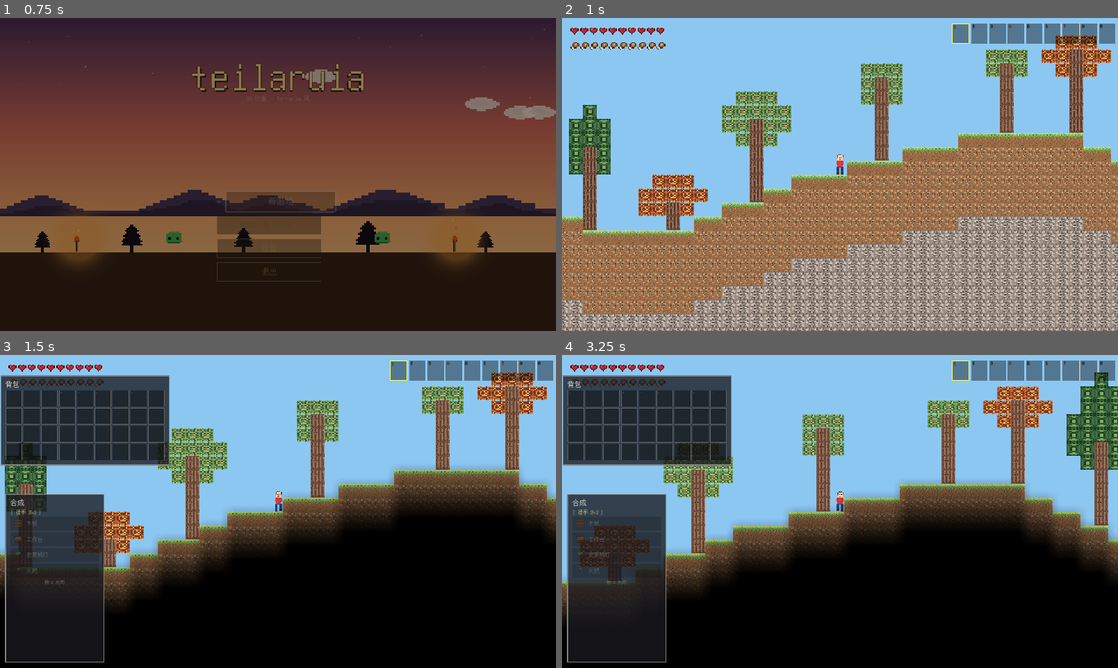
Above: before the commit, frames 1-4 (two rows, left to right).
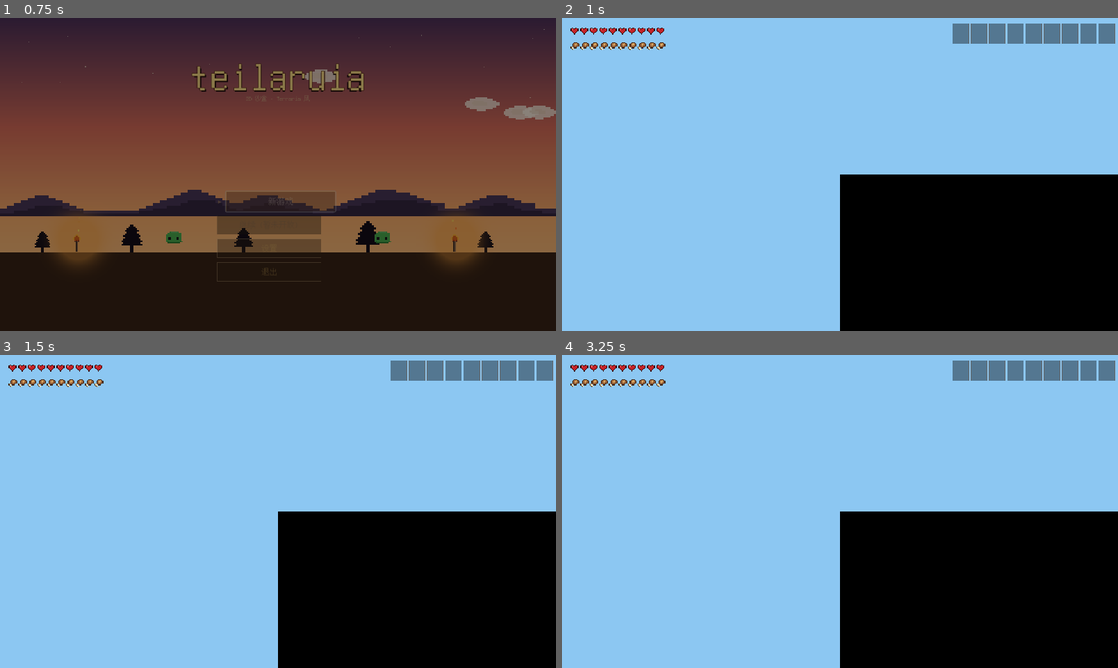
Above: after the commit, the same moments.

Repository: Nornttyy/tielaruia
Game: Godot game, scene res://scenes/main.tscn
Same seed, same stepped clock (60 frames per second), same inputs: the game is played once before the commit and once after it.
Inputs (mouse positions are in pixels of both pictures, inside the frame that each line leads up to):
- Up to frame 1 (0.75 s): click "新游戏" at 0.5 s
- Up to frame 2 (1 s): no input
- Up to frame 3 (1.5 s): tap Enter at 1.25 s; move the mouse to (400, 495) at 1.27 s; hold D (move_right) from 1.28 s (still down); tap E (interact) at 1.35 s; click (400, 495) at 1.42 s
- Up to frame 4 (3.25 s): tap Space (jump) at 1.52 s; release D (move_right) at 2 s; drag from (728, 527) to (812, 574) at 2.02 s; move the mouse to (895, 442) at 2.77 s; hold D (move_right) from 2.78 s (still down); hold Right mouse button (secondary) from 2.78 s (still down)

Frame 1 is identical in both runs. In frame 2, 59% of the frame differs, in the area x 0-100%, y 1-100%; in frame 3, 47%; in frame 4, 48%.
Error before the commit: Trying to assign value of type 'Sprite2D' to a variable of type 'TileMapLayer'. (res://scripts/world/world.gd:31)
Error after the commit: Parse Error: Preload file "res://scripts/world/minimap_data.gd" does not exist. (res://scripts/world/world.gd:7)

Commit message:
fix: items_art 重复键 L (叶绿 vs 皮革深) + world.gd darkness_layer 类型从 TileMapLayer 改 Sprite2D

Diff:
--- a/scripts/art/items_art.gd
+++ b/scripts/art/items_art.gd
@@ -31,6 +31,13 @@
 	"u": Color8(168, 100, 60),   # 铁锈基 (暖橙)
 	"U": Color8(130, 70, 40),    # 铁锈阴影
 	"t": Color8(200, 140, 90),   # 铁锈高光
+	"M": Color8(220, 110, 110),  # 肉粉
+	"m": Color8(180, 70, 75),    # 肉粉阴影
+	"j": Color8(245, 240, 230),  # 骨白 / 羊毛
+	"W": Color8(245, 240, 232),  # 羊毛主
+	"w": Color8(215, 210, 200),  # 羊毛阴影
+	"l": Color8(165, 110, 70),   # 皮革浅
+	"D": Color8(110, 65, 35),    # 皮革深 (与第 28 行叶绿 L 冲突, 重命名为 D)
 }
 
 # 木剑：对角线刀身 + 木柄 + 护手 + 圆头柄
@@ -253,6 +260,63 @@
 	"................",
 ]
 
+const _RAW_MEAT := [
+	"................",
+	"................",
+	"................",
+	"......MMMM......",
+	".....MmmmmM.....",
+	"....MmmmmmmM....",
+	"....Mmmjjmmm....",
+	"....Mmmmjjmm....",
+	"....Mmmmmmm.....",
+	".....MmmmmM.....",
+	".....MMMMM......",
+	"................",
+	"................",
+	"................",
+	"................",
+	"................",
+]
+
+const _LEATHER := [
+	"................",
+	"................",
+	"...DDDDDDDDDD...",
+	"...DllllllllD...",
+	"...DlDDDDDDlD...",
+	"...DlDllDllDD...",
+	"...DllllllllD...",
+	"...DlDlDDlDlD...",
+	"...DllllllllD...",
+	"...DDDDDDDDDD...",
+	"................",
+	"................",
+	"................",
+	"................",
+	"................",
+	"................",
+]
+
+const _WOOL := [
+	"................",
+	"................",
+	"......WWWWW.....",
+	".....WwWWWwW....",
+	"....WwWWWWWwW...",
+	"....wWWWWWWWw...",
+	"....WWWwWwWWW...",
+	"....wWWWWWWWw...",
+	"....WwWWwWWwW...",
+	".....WwWWWwW....",
+	"......WWWWW.....",
+	"................",
+	"................",
+	"................",
+	"................",
+	"................",
+]
+
 const _ICONS := {
 	"wood_sword": _WOOD_SWORD,
 	"wood_pickaxe": _WOOD_PICKAXE,
@@ -265,6 +329,9 @@
 	"coal": _COAL,
 	"iron_ore": _IRON_ORE_ICON,
 	"iron_pickaxe": _IRON_PICKAXE,
+	"raw_meat": _RAW_MEAT,
+	"leather": _LEATHER,
+	"wool": _WOOL,
 }
 
 
--- a/scripts/world/world.gd
+++ b/scripts/world/world.gd
@@ -4,6 +4,7 @@
 
 const TileSetBuilder = preload("res://scripts/world/tileset_builder.gd")
 const ChunkManagerClass = preload("res://scripts/world/chunk_manager.gd")
+const MinimapDataClass = preload("res://scripts/world/minimap_data.gd")
 const Chunk = preload("res://scripts/world/chunk.gd")
 const ChunkConstants = preload("res://scripts/world/chunk_constants.gd")
 const VillagePrefab = preload("res://scripts/world/village_prefab.gd")
@@ -12,15 +13,24 @@
 const SlimeScene = preload("res://scenes/entities/slime.tscn")
 const ZombieScene = preload("res://scenes/entities/zombie.tscn")
 const VillagerScene = preload("res://scenes/entities/villager.tscn")
+const CowScene = preload("res://scenes/entities/cow.tscn")
+const SheepScene = preload("res://scenes/entities/sheep.tscn")
+const PigScene = preload("res://scenes/entities/pig.tscn")
 const ItemDropScene = preload("res://scenes/items/item_drop.tscn")
 
 const MAX_SLIMES := 4              # 白天上限 (slime)
 const MAX_ZOMBIES := 5             # 夜间上限 (zombie)
+const MAX_ANIMALS := 6             # 动物上限 (牛+羊+猪 总和)
 const SPAWN_INTERVAL := 6.0
+const ANIMAL_SPAWN_INTERVAL := 12.0  # 动物刷新更慢
 const SPAWN_RANGE_MIN := 12  # tiles
 const SPAWN_RANGE_MAX := 22
 
 const TILE_SIZE := 16
+
+const MINIMAP_VIEW_TILES_X := 18  # 玩家屏幕能看到的横向 tile (略大于实际视野)
+const MINIMAP_VIEW_TILES_Y := 14  # 纵向
+const MINIMAP_MARK_INTERVAL := 0.1  # 每 0.1s 标记一次玩家周围 (减少开销)
 
 @export var world_seed: int = 0   # 0 表示 _ready 内随机化
 
@@ -28,13 +38,16 @@
 @onready var entities_root: Node2D = $Entities
 @onready var camera: Camera2D = $Camera2D
 @onready var world_lighting: Node = $WorldLighting
-@onready var darkness_layer: TileMapLayer = $DarknessLayer
+@onready var darkness_layer: Sprite2D = $DarknessLayer  # 平滑光照 (Sprite2D + bilinear), 不是 TileMapLayer
 
 var spawn_point: Vector2i
 var chunk_manager: ChunkManager
+var minimap_data: Node
 var village_villager_spawns: Array = []
 var _slime_spawn_timer: float = 3.0  # 启动后 3s 开始刷
+var _animal_spawn_timer: float = 5.0  # 启动后 5s 开始刷动物
 var _last_player_chunk_x: int = 0
+var _minimap_mark_timer: float = 0.0
 
 
 func _ready() -> void:
@@ -49,6 +62,9 @@
 	chunk_manager.setup(world_seed)
 	chunk_manager.chunk_loaded.connect(_on_chunk_loaded)
 	chunk_manager.chunk_unloaded.connect(_on_chunk_unloaded)
+	minimap_data = MinimapDataClass.new()
+	minimap_data.name = "MinimapData"
+	add_child(minimap_data)
 	# 初始加载中心 ±VIEW_RADIUS
 	chunk_manager.ensure_loaded(0)
 	# 找出生点 (chunk 0 内)
@@ -88,6 +104,28 @@
 			_try_spawn_zombie()
 		else:
 			_try_spawn_slime()
+	# 动物只在白天刷新, 独立于怪物 timer
+	_animal_spawn_timer -= delta
+	if _animal_spawn_timer <= 0.0:
+		_animal_spawn_timer = ANIMAL_SPAWN_INTERVAL
+		if not TimeOfDay.is_night():
+			_try_spawn_animal()
+	# 玩家视野内 tile 标记为 minimap 可见
+	_minimap_mark_timer -= delta
+	if _minimap_mark_timer <= 0.0:
+		_minimap_mark_timer = MINIMAP_MARK_INTERVAL
+		_mark_explored_around_player()
+
+
+func _mark_explored_around_player() -> void:
+	var player := get_player()
+	if player == null or minimap_data == null:
+		return
+	var ptx: int = int(floor(player.global_position.x / TILE_SIZE))
+	var pty: int = int(floor(player.global_position.y / TILE_SIZE))
+	var hx: int = MINIMAP_VIEW_TILES_X / 2
+	var hy: int = MINIMAP_VIEW_TILES_Y / 2
+	minimap_data.mark_rect(ptx - hx, pty - hy, ptx + hx, pty + hy)
 
 
 func _physics_process(_delta: float) -> void:
@@ -177,6 +215,22 @@
 	if zombies.size() >= MAX_ZOMBIES:
 		return
 	_spawn_surface_creature(ZombieScene)
+
+
+func _try_spawn_animal() -> void:
+	# 牛/羊/猪 共享上限. 随机挑一种刷.
+	var animals := get_tree().get_nodes_in_group("animals")
+	if animals.size() >= MAX_ANIMALS:
+		return
+	var r: float = randf()
+	var scene: PackedScene
+	if r < 0.33:
+		scene = CowScene
+	elif r < 0.66:
+		scene = SheepScene
+	else:
+		scene = PigScene
+	_spawn_surface_creature(scene)
 
 
 # 在玩家附近地表随机刷一个 creature (slime/zombie 共用站位逻辑)
